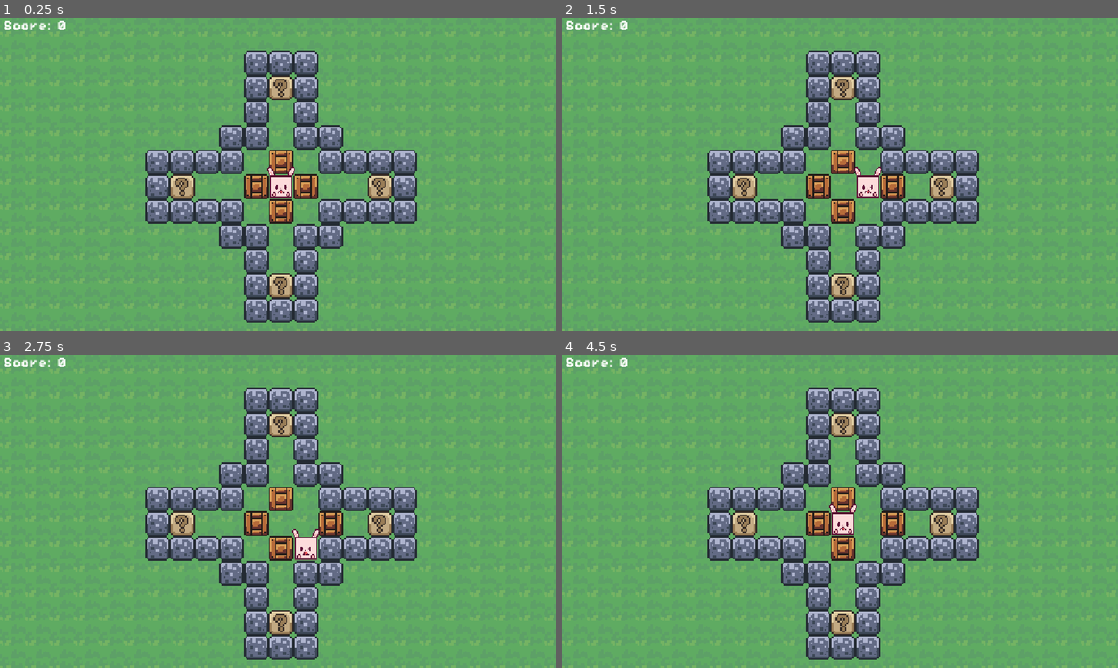
Above: before the commit, frames 1-4 (two rows, left to right).
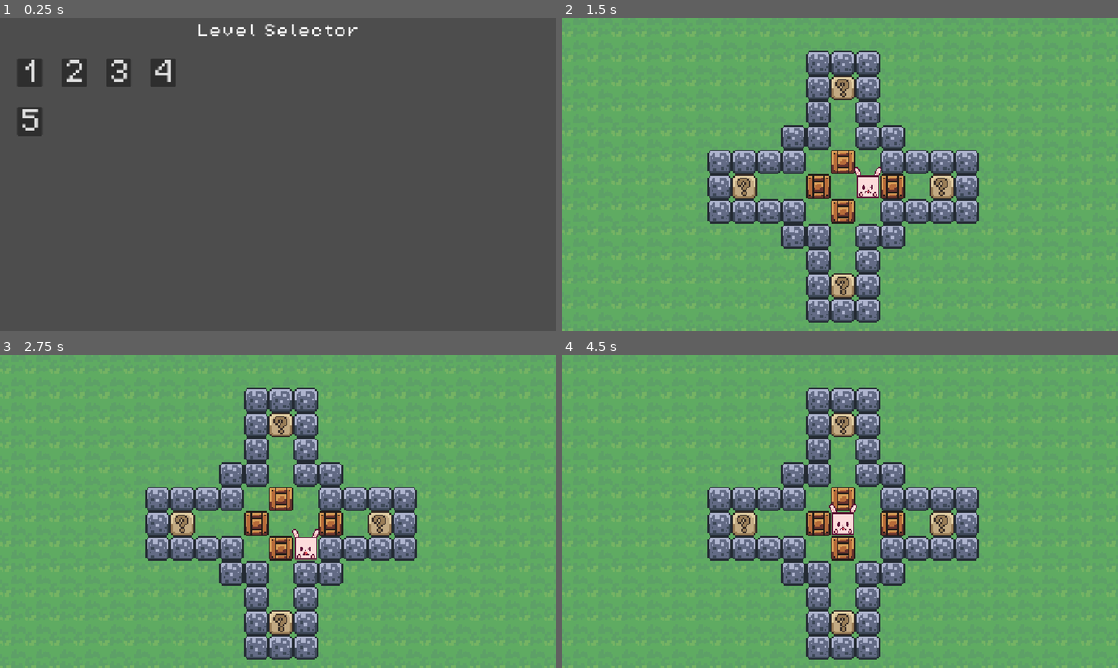
Above: after the commit, the same moments.

Repository: PranishManandhar/Sokoban
Game: Godot game, scene res://scenes/level_selector.tscn
Two runs of this game, one before a commit and one after it. Both use one fixed random seed, a clock stepped at 60 frames per second and the inputs below. Before the commit the project starts from res://scenes/Levels/level_1.tscn.
Inputs (mouse positions are in pixels of both pictures, inside the frame that each line leads up to):
- Up to frame 1 (0.25 s): no input
- Up to frame 2 (1.5 s): click (589, 74) at 0.5 s, where only the run after the commit has a clickable "1"; tap Enter at 1.25 s; move the mouse to (962, 158) at 1.27 s; hold D (right) from 1.28 s (still down); click (962, 158) at 1.42 s
- Up to frame 3 (2.75 s): tap Space at 2 s; move the mouse to (166, 527) at 2.02 s; release D (right) at 2.03 s; hold S (down) from 2.03 s (still down)
- Up to frame 4 (4.5 s): tap Enter at 2.75, 4.25 s; move the mouse to (895, 442) at 2.77 s; release S (down) at 2.78 s; hold D (right) 2.78-3.53 s; tap Space at 3.5 s; move the mouse to (812, 574) at 3.52 s; hold W (up) 3.53-4.28 s; click (812, 574) at 3.67 s; move the mouse to (1006, 558) at 4.27 s; hold A (left) from 4.28 s (still down)

The runs differ from the first frame. In frame 1, 98% of the frame differs, in the area x 0-100%, y 0-100%; in frame 2, 0.2%; in frame 3, 0.2%; in frame 4, 0.2%.

Commit message:
third commit no score needed

Diff:
--- a/project.godot
+++ b/project.godot
@@ -11,7 +11,7 @@
 [application]
 
 config/name="sokoban"
-run/main_scene="uid://bg3cc33sx2fv6"
+run/main_scene="uid://hfosftbmfc06"
 config/features=PackedStringArray("4.7", "Forward Plus")
 config/icon="uid://b2qr7phergenk"
 
--- a/scenes/Levels/level_1.tscn
+++ b/scenes/Levels/level_1.tscn
@@ -5,7 +5,6 @@
 [ext_resource type="Texture2D" uid="uid://dq2hsmjsm6j01" path="res://assets/Water Background color.png" id="3_15mv3"]
 [ext_resource type="Texture2D" uid="uid://rc55p1b1g7tu" path="res://assets/world_tileset.png" id="4_e3sih"]
 [ext_resource type="PackedScene" uid="uid://dagevkvpe8ygy" path="res://scenes/player.tscn" id="5_2y5yt"]
-[ext_resource type="PackedScene" uid="uid://b28kc3lmq8o6g" path="res://scenes/canvas_layer.tscn" id="6_2os1m"]
 
 [sub_resource type="TileSetAtlasSource" id="TileSetAtlasSource_o21ul"]
 texture = ExtResource("2_pa8r4")
@@ -891,7 +890,4 @@
 position = Vector2(6, 0)
 zoom = Vector2(3.2, 3.2)
 
-[node name="CanvasLayer" parent="." unique_id=710709363 instance=ExtResource("6_2os1m")]
-
-[connection signal="is_occupied" from="Player" to="CanvasLayer" method="_on_player_is_occupied"]
 [connection signal="level_completed" from="Player" to="." method="_on_player_level_completed"]
--- a/scenes/Levels/level_2.tscn
+++ b/scenes/Levels/level_2.tscn
@@ -5,7 +5,6 @@
 [ext_resource type="Texture2D" uid="uid://dq2hsmjsm6j01" path="res://assets/Water Background color.png" id="2_yye74"]
 [ext_resource type="Texture2D" uid="uid://rc55p1b1g7tu" path="res://assets/world_tileset.png" id="3_v740s"]
 [ext_resource type="PackedScene" uid="uid://dagevkvpe8ygy" path="res://scenes/player.tscn" id="4_048ga"]
-[ext_resource type="PackedScene" uid="uid://b28kc3lmq8o6g" path="res://scenes/canvas_layer.tscn" id="5_2fma4"]
 
 [sub_resource type="TileSetAtlasSource" id="TileSetAtlasSource_yye74"]
 texture = ExtResource("1_3s172")
@@ -891,7 +890,4 @@
 position = Vector2(6, 0)
 zoom = Vector2(3.2, 3.2)
 
-[node name="CanvasLayer" parent="." unique_id=710709363 instance=ExtResource("5_2fma4")]
-
-[connection signal="is_occupied" from="Player" to="CanvasLayer" method="_on_player_is_occupied"]
 [connection signal="level_completed" from="Player" to="." method="_on_player_level_completed"]
--- a/scenes/Levels/level_3.tscn
+++ b/scenes/Levels/level_3.tscn
@@ -5,7 +5,6 @@
 [ext_resource type="Texture2D" uid="uid://dq2hsmjsm6j01" path="res://assets/Water Background color.png" id="2_d88ds"]
 [ext_resource type="Texture2D" uid="uid://rc55p1b1g7tu" path="res://assets/world_tileset.png" id="3_wqrpq"]
 [ext_resource type="PackedScene" uid="uid://dagevkvpe8ygy" path="res://scenes/player.tscn" id="4_r15cd"]
-[ext_resource type="PackedScene" uid="uid://b28kc3lmq8o6g" path="res://scenes/canvas_layer.tscn" id="5_pvfsd"]
 
 [sub_resource type="TileSetAtlasSource" id="TileSetAtlasSource_r4pos"]
 texture = ExtResource("1_h2cbv")
@@ -891,7 +890,4 @@
 position = Vector2(6, 0)
 zoom = Vector2(3.2, 3.2)
 
-[node name="CanvasLayer" parent="." unique_id=710709363 instance=ExtResource("5_pvfsd")]
-
-[connection signal="is_occupied" from="Player" to="CanvasLayer" method="_on_player_is_occupied"]
 [connection signal="level_completed" from="Player" to="." method="_on_player_level_completed"]
--- a/scenes/canvas_layer.tscn
+++ /dev/null
@@ -1,35 +0,0 @@
-[gd_scene format=3 uid="uid://b28kc3lmq8o6g"]
-
-[ext_resource type="Script" uid="uid://brphggy6b1rr2" path="res://scripts/canvas_layer.gd" id="1_c4rma"]
-
-[node name="CanvasLayer" type="CanvasLayer" unique_id=710709363]
-script = ExtResource("1_c4rma")
-
-[node name="Control" type="Control" parent="." unique_id=1511704270]
-layout_mode = 3
-anchors_preset = 15
-anchor_right = 1.0
-anchor_bottom = 1.0
-grow_horizontal = 2
-grow_vertical = 2
-
-[node name="VBoxContainer" type="VBoxContainer" parent="Control" unique_id=1028587792]
-custom_minimum_size = Vector2(0, 11.055)
-custom_maximum_size = Vector2(-1, 37.8)
-layout_mode = 1
-anchors_preset = 10
-anchor_right = 1.0
-offset_bottom = 28.0
-grow_horizontal = 2
-
-[node name="MarginContainer" type="MarginContainer" parent="Control/VBoxContainer" unique_id=76133145]
-layout_mode = 2
-theme_override_constants/margin_left = 7
-theme_override_constants/margin_top = 7
-
-[node name="RichTextLabel" type="RichTextLabel" parent="Control/VBoxContainer/MarginContainer" unique_id=564791851]
-layout_mode = 2
-bbcode_enabled = true
-text = "[font_size=20][b]Score: 0[/b][/font_size] "
-fit_content = true
-scroll_active = false
--- /dev/null
+++ b/scenes/level_selector.tscn
@@ -0,0 +1,97 @@
+[gd_scene format=3 uid="uid://hfosftbmfc06"]
+
+[ext_resource type="Script" uid="uid://bsycakk4wn68k" path="res://scripts/level_selector.gd" id="1_aeu7d"]
+
+[sub_resource type="LabelSettings" id="LabelSettings_2bpuc"]
+font_size = 30
+
+[node name="Level Selector" type="Node2D" unique_id=1235101101]
+script = ExtResource("1_aeu7d")
+
+[node name="CanvasLayer" type="CanvasLayer" parent="." unique_id=513011989]
+
+[node name="Control" type="Control" parent="CanvasLayer" unique_id=1173474334]
+layout_mode = 3
+anchors_preset = 15
+anchor_right = 1.0
+anchor_bottom = 1.0
+grow_horizontal = 2
+grow_vertical = 2
+
+[node name="VBoxContainer" type="VBoxContainer" parent="CanvasLayer/Control" unique_id=93735377]
+layout_mode = 1
+anchors_preset = 10
+anchor_right = 1.0
+grow_horizontal = 2
+
+[node name="title" type="MarginContainer" parent="CanvasLayer/Control/VBoxContainer" unique_id=1592963991]
+layout_mode = 2
+size_flags_horizontal = 3
+size_flags_vertical = 3
+theme_override_constants/margin_top = 11
+
+[node name="Label" type="Label" parent="CanvasLayer/Control/VBoxContainer/title" unique_id=841151148]
+layout_mode = 2
+text = "Level Selector"
+label_settings = SubResource("LabelSettings_2bpuc")
+horizontal_alignment = 1
+
+[node name="Level Selector" type="GridContainer" parent="CanvasLayer/Control/VBoxContainer" unique_id=1170654638]
+layout_mode = 2
+columns = 4
+
+[node name="MarginContainer" type="MarginContainer" parent="CanvasLayer/Control/VBoxContainer/Level Selector" unique_id=1530821597]
+layout_mode = 2
+theme_override_constants/margin_left = 36
+theme_override_constants/margin_top = 38
+
+[node name="Level 1" type="Button" parent="CanvasLayer/Control/VBoxContainer/Level Selector/MarginContainer" unique_id=2074970694]
+layout_mode = 2
+theme_override_font_sizes/font_size = 50
+text = "1"
+
+[node name="MarginContainer2" type="MarginContainer" parent="CanvasLayer/Control/VBoxContainer/Level Selector" unique_id=1994818669]
+layout_mode = 2
+theme_override_constants/margin_left = 36
+theme_override_constants/margin_top = 38
+
+[node name="Level 2" type="Button" parent="CanvasLayer/Control/VBoxContainer/Level Selector/MarginContainer2" unique_id=1700752789]
+layout_mode = 2
+theme_override_font_sizes/font_size = 50
+text = "2"
+
+[node name="MarginContainer3" type="MarginContainer" parent="CanvasLayer/Control/VBoxContainer/Level Selector" unique_id=1342799044]
+layout_mode = 2
+theme_override_constants/margin_left = 36
+theme_override_constants/margin_top = 38
+
+[node name="Level 3" type="Button" parent="CanvasLayer/Control/VBoxContainer/Level Selector/MarginContainer3" unique_id=1765086328]
+layout_mode = 2
+theme_override_font_sizes/font_size = 50
+text = "3"
+
+[node name="MarginContainer4" type="MarginContainer" parent="CanvasLayer/Control/VBoxContainer/Level Selector" unique_id=1721412381]
+layout_mode = 2
+theme_override_constants/margin_left = 36
+theme_override_constants/margin_top = 38
+
+[node name="Level 4" type="Button" parent="CanvasLayer/Control/VBoxContainer/Level Selector/MarginContainer4" unique_id=1475293938]
+layout_mode = 2
+theme_override_font_sizes/font_size = 50
+text = "4"
+
+[node name="MarginContainer5" type="MarginContainer" parent="CanvasLayer/Control/VBoxContainer/Level Selector" unique_id=1830884710]
+layout_mode = 2
+theme_override_constants/margin_left = 36
+theme_override_constants/margin_top = 38
+
+[node name="Level 5" type="Button" parent="CanvasLayer/Control/VBoxContainer/Level Selector/MarginContainer5" unique_id=1554026157]
+layout_mode = 2
+theme_override_font_sizes/font_size = 50
+text = "5"
+
+[connection signal="pressed" from="CanvasLayer/Control/VBoxContainer/Level Selector/MarginContainer/Level 1" to="." method="_on_level_1_pressed"]
+[connection signal="pressed" from="CanvasLayer/Control/VBoxContainer/Level Selector/MarginContainer2/Level 2" to="." method="_on_level_2_pressed"]
+[connection signal="pressed" from="CanvasLayer/Control/VBoxContainer/Level Selector/MarginContainer3/Level 3" to="." method="_on_level_3_pressed"]
+[connection signal="pressed" from="CanvasLayer/Control/VBoxContainer/Level Selector/MarginContainer4/Level 4" to="." method="_on_level_1_pressed"]
+[connection signal="pressed" from="CanvasLayer/Control/VBoxContainer/Level Selector/MarginContainer5/Level 5" to="." method="_on_level_1_pressed"]
--- a/scripts/Utility.gd
+++ /dev/null
@@ -1,2 +0,0 @@
-class_name sokoban_utility
-extends Node
--- a/scripts/canvas_layer.gd
+++ /dev/null
@@ -1,15 +0,0 @@
-
-extends CanvasLayer
-
-@onready var score_label: RichTextLabel = $Control/VBoxContainer/MarginContainer/RichTextLabel
-
-var score: int = 0
-
-func _on_player_is_occupied() -> void:
-	score += 1
-	update_score()
-	print(score)
-
-func update_score() -> void:
-	score_label.clear()
-	score_label.append_text("[font_size=20][b]Score: %s[/b][/font_size]" % score)
--- /dev/null
+++ b/scripts/level_selector.gd
@@ -0,0 +1,11 @@
+extends Node2D
+
+func _on_level_1_pressed() -> void:
+	get_tree().change_scene_to_packed(load("res://scenes/Levels/level_1.tscn"))
+
+
+func _on_level_2_pressed() -> void:
+	get_tree().change_scene_to_packed(load("res://scenes/Levels/level_2.tscn"))
+
+func _on_level_3_pressed() -> void:
+	get_tree().change_scene_to_packed(load("res://scenes/Levels/level_3.tscn"))
--- a/scripts/player.gd
+++ b/scripts/player.gd
@@ -1,12 +1,15 @@
 extends CharacterBody2D
 
-signal is_occupied
 signal level_completed
 
 var tile_size:= 16
+var tracker_src: int
+var tracker_atlas: Vector2i
+
 @export var boxLayer: TileMapLayer
 @onready var sprite :=  $Sprite2D
 
+var tracker_position_array:= []
 
 func is_movable(cell:Vector2i)->bool:
 	var data = boxLayer.get_cell_tile_data(cell)
@@ -20,7 +23,10 @@
 	var data = boxLayer.get_cell_tile_data(cell)
 	return data != null and data.get_custom_data("tracker") == true
 
-
+func restore_trackers():
+	for cell in tracker_position_array:
+		if boxLayer.get_cell_source_id(cell) == -1:
+			boxLayer.set_cell(cell,tracker_src,tracker_atlas)
 
 func get_player_cell()->Vector2i:
 	return boxLayer.local_to_map(boxLayer.to_local(sprite.global_position))
@@ -31,6 +37,20 @@
 		if is_tracker(cell):
 			count+=1
 	return count
+
+func get_tracker_position() -> Array[Vector2i]:
+	var result: Array[Vector2i] = []
+	for cell in boxLayer.get_used_cells():
+		if is_tracker(cell):
+			result.append(cell)
+	return result
+
+func _ready() -> void:
+	tracker_position_array = get_tracker_position()
+	if tracker_position_array.size() > 0:
+		var first :Vector2i= tracker_position_array[0]
+		tracker_src = boxLayer.get_cell_source_id(first)
+		tracker_atlas = boxLayer.get_cell_atlas_coords(first)
 
 func _physics_process(delta: float) -> void:
 
@@ -60,7 +80,7 @@
 		if is_solid(beyond):
 			return
 
-		if is_tracker(current_cell):
+		if is_tracker(target_cell):
 			print("i am on the tracker")
 
 		var landed_on_tracker := is_tracker(beyond)
@@ -70,11 +90,12 @@
 		boxLayer.erase_cell(target_cell)
 		boxLayer.set_cell(beyond,src,atlas)
 
+		restore_trackers()
+
 		if is_solid(target_cell):
 			return
 
 		if landed_on_tracker:
-			is_occupied.emit()
 			if tracker_left() == 0:
 				level_completed.emit()
 
Not shown, removed: scripts/Utility.gd.uid
Not shown, removed: scripts/canvas_layer.gd.uid
Not shown, added: scripts/level_selector.gd.uid
